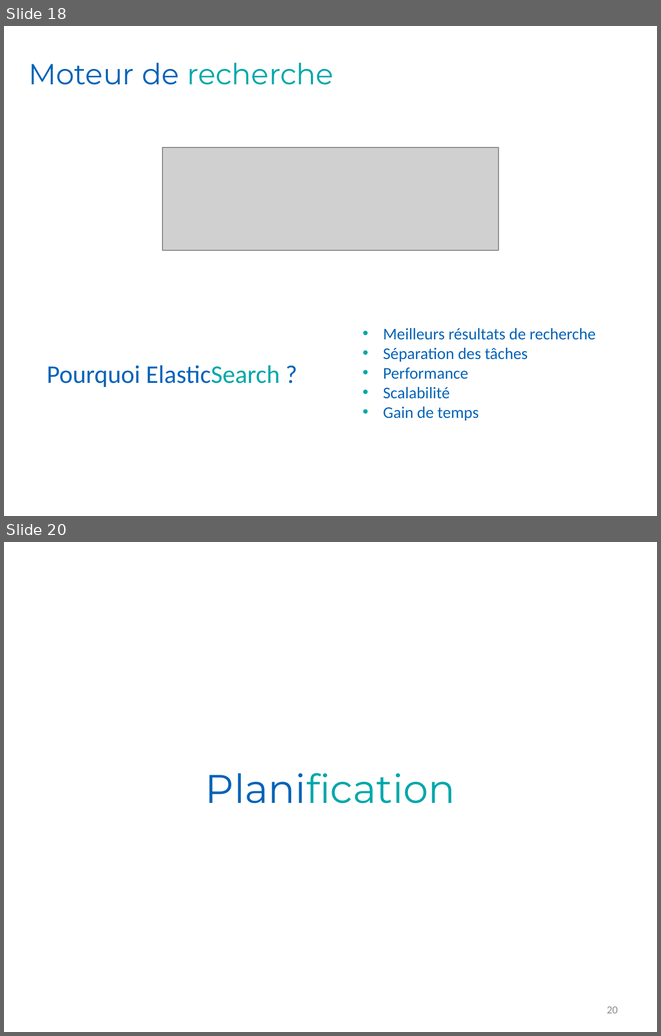
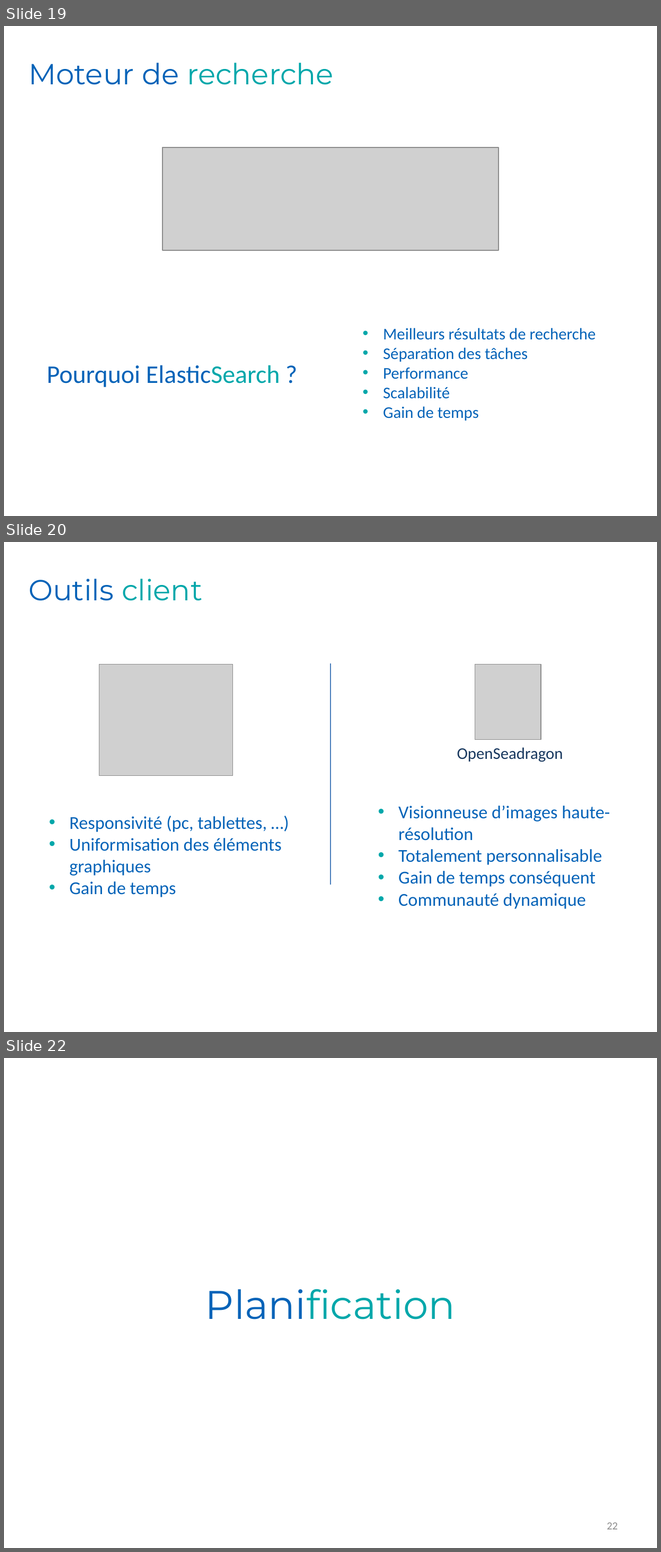
Before and after one commit to Romcol/Gutemberg-rapports, a slide deck: defense/1_project/powerpoint.pptx. Shown one above the other, each under a label of ours: slides 18 and 20 before the commit, slides 19, 20 and 22 after it; the slides between them are not shown. The pictures are 661x1036 and 661x1552 pixels, drawn with LibreOffice and Linux fonts; fonts in the diff are those of the drawing; grey boxes stand for pictures; background and template pictures are left out. Boxes give left, top, right and bottom in pixels: in the first picture for what was removed or moved away, otherwise in the second. Text is boxed around its words. In the diff, an @@ line names an element or a change of style, - is before the commit and + after.

```diff
--- a/defense/1_project/powerpoint.pptx
+++ b/defense/1_project/powerpoint.pptx
@@ slide 20 added at box(4, 542, 657, 1032), background picture (left out) @@
@@ text added at box(28, 579, 202, 601), 32 pt, text #0563B8 @@
+Outils client
@@ picture added at box(99, 664, 233, 775) @@
@@ line added from (330, 663) to (330, 885), #4B7EBC 0.75 pt @@
@@ picture added at box(475, 664, 541, 739) @@
@@ text added at box(457, 747, 563, 762), 18 pt, text #17375E @@
+OpenSeadragon
@@ text added at box(398, 805, 610, 909), 20 pt, text #0563B8 @@
+• Visionneuse d’images haute-résolution
+• Totalement personnalisable
+• Gain de temps conséquent
+• Communauté dynamique
@@ text added at box(69, 815, 282, 897), 20 pt, text #0563B8 @@
+• Responsivité (pc, tablettes, …)
+• Uniformisation des éléments graphiques
+• Gain de temps
@@ what was slide 18 is now slide 19 @@
@@ what was slide 20 is now slide 22 @@
@@ page number at box(607, 1522, 618, 1529): text changed @@
-20
+22
```
Also in this commit, not shown: 8 slides changed, 6 other slides added, 3 slides removed.
